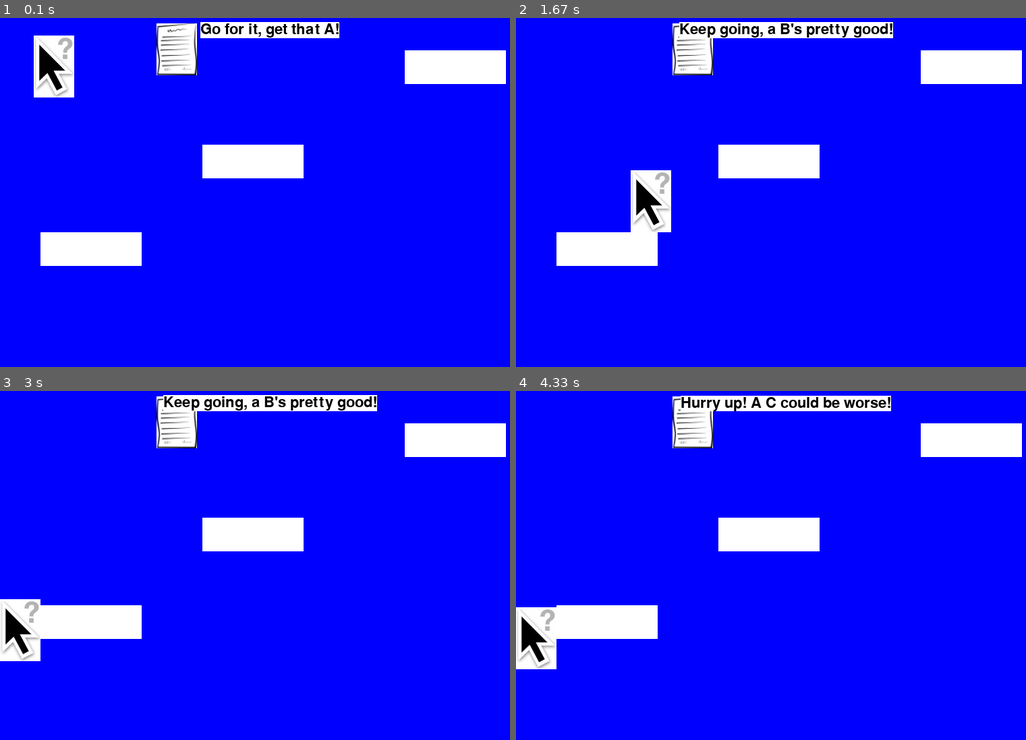
Above: before the commit, frames 1-4 (two rows, left to right).
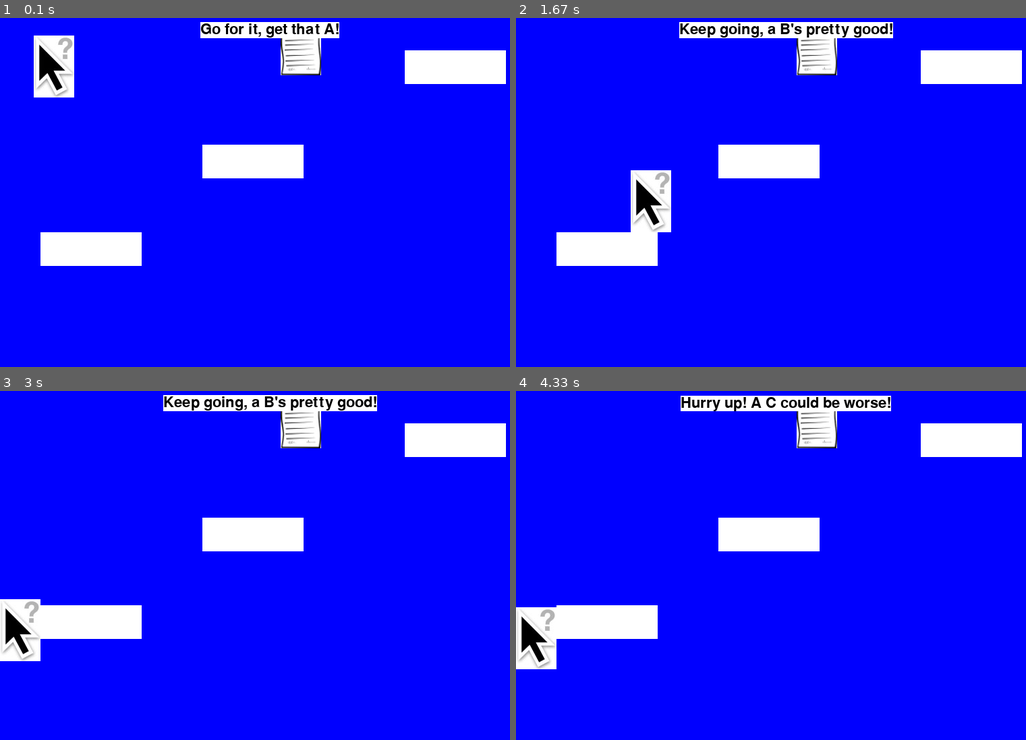
Above: after the commit, the same moments.

Repository: UCHMS19-20/final-project-print-a-thing
Game: pygame game, started from src/game.py
Two runs of this game, one before a commit and one after it. Both use one fixed random seed, a clock stepped at 60 frames per second and the inputs below.
Inputs:
- Up to frame 1 (0.1 s): no input
- Up to frame 2 (1.67 s): hold Right 0.33-0.8 s; hold Right 1.17-1.63 s
- Up to frame 3 (3 s): hold Left 1.67-2.2 s; hold Up from 2.67 s (still down)
- Up to frame 4 (4.33 s): release Up at 3.03 s; hold Right 3.07-3.7 s; hold Left 3.73-4.2 s; hold Right from 4.23 s (still down)

The runs differ from the first frame. In frame 1, 2.0% of the frame differs, in the area x 30-63%, y 1-17%; in frame 2, 1.7%; in frame 3, 1.7%; in frame 4, 1.8%.

Commit message:
Added documentation
Added documentationand proper comments

Diff:
--- a/src/game.py
+++ b/src/game.py
@@ -3,9 +3,9 @@
 import random
 pygame.init()
 pygame.font.init()
-# Global constants
-
-# Colors
+# Importing and initializing^
+
+# Colors, didn't end up needing red
 BLACK = (0, 0, 0)
 WHITE = (255, 255, 255)
 GREEN = (0, 255, 0)
@@ -16,6 +16,7 @@
 SCREEN_WIDTH = 800
 SCREEN_HEIGHT = 600
 
+#Some values and variables that are needed later in the code
 Grade = 5
 font = pygame.font.Font("freesansbold.ttf", 22)
 Win = False
@@ -32,26 +33,26 @@
         super().__init__()
 
         # Load image of the mouse
-        self.image = pygame.image.load("src/mouse.jpg")
-
-        # Set a referance to the image rect.
+        self.image = pygame.image.load("src/img/mouse.jpg")
+
+        # Create rect for the image
         self.rect = self.image.get_rect()
 
-        # Set speed vector of player
+        # Set speed vector of player to initial 0
         self.change_x = 0
         self.change_y = 0
 
-        # List of sprites we can bump against
+        # List of sprites we can bump against (currently none)
         self.level = None
 
     def update(self):
         """ Move the player. """
-        # Globls needed for this bit
+        # Globals needed for this bit
         global font
         global Grade
         global Text
         global Textrect
-        #need gravity for y movement
+        #need gravity for y movement(calc grav is defined after this function)
         self.calc_grav()
 
         # Move left/right
@@ -60,29 +61,31 @@
         # See if we hit any platforms
         block_hit_list = pygame.sprite.spritecollide(self, self.level.platform_list, False)
         for block in block_hit_list:
-            # If we are moving right,
-            # set our right side to the left side of the item we hit
+            # If moving right, set right side to left side of platform hit
             if self.change_x > 0:
                 self.rect.right = block.rect.left
             elif self.change_x < 0:
-                # Otherwise if we are moving left, do the opposite.
+                # Otherwise if we are moving left, do the opposite
                 self.rect.left = block.rect.right
 
-        # Move up/down
+        # Move up and down
         self.rect.y += self.change_y
 
-        # Check and see if we hit anything
+        # Check and see if player hit anything
         block_hit_list = pygame.sprite.spritecollide(self, self.level.platform_list, False)
         for block in block_hit_list:
 
-            # Reset our position based on the top/bottom of the object.
+            # If player hits the top of a platform, set position back to top of that platform, same for bottom
             if self.change_y > 0:
                 self.rect.bottom = block.rect.top
             elif self.change_y < 0:
                 self.rect.top = block.rect.bottom
 
-            # Stop our vertical movement
+            # Stop our vertical movement when hit a platform
             self.change_y = 0
+
+        #Create messages at the top of the screen to communicate what grade the player has(how many lives left)
+        #This is here because this is where the grade function gets its value changed
         if Grade == 5:
             Text = font.render("Go for it, get that A!", True, BLACK, WHITE)
             Textrect = Text.get_rect()
@@ -107,27 +110,26 @@
     def calc_grav(self):
         """ Calculate effect of gravity. """
         global Grade
+        #Acceleration of gravity within the game
         if self.change_y == 0:
             self.change_y = 1
         else:
             self.change_y += .35
 
-        # See if we are on the ground.
+        # See if we are on the ground, if so reduce grade and put the player back at start
         if self.rect.y >= SCREEN_HEIGHT - self.rect.height and self.change_y >= 0:
             self.change_y = 0
             self.rect.y = SCREEN_HEIGHT - self.rect.height
             Grade -= 1
-            print(Grade)
             self.rect.y = 300
             self.rect.x = 50
 
 
     def jump(self):
-        """ Called when user hits 'jump' button. """
+        """ Called when user hits 'jump' button, makes player jump up only if there is a platform """
 
         # move down a bit and see if there is a platform below us.
-        # Move down 2 pixels because it doesn't work well if we only move down
-        # 1 when working with a platform moving down.
+        # if there is then it's good to jump
         self.rect.y += 2
         platform_hit_list = pygame.sprite.spritecollide(self, self.level.platform_list, False)
         self.rect.y -= 2
@@ -136,17 +138,17 @@
         if len(platform_hit_list) > 0 or self.rect.bottom >= SCREEN_HEIGHT:
             self.change_y = -10
 
-    # Player-controlled movement:
+    # horizontal movement and stopping, less physics here
     def go_left(self):
-        """ Called when the user hits the left arrow. """
+        """ Change velocity leftward """
         self.change_x = -6
 
     def go_right(self):
-        """ Called when the user hits the right arrow. """
+        """ Change velocity rightward """
         self.change_x = 6
 
     def stop(self):
-        """ Called when the user lets off the keyboard. """
+        """ stops the player's x movement """
         self.change_x = 0
 
 
@@ -154,11 +156,9 @@
     """ Platform the user can jump on """
 
     def __init__(self, width, height):
-        """ Platform constructor. Assumes constructed with user passing in
-            an array of 5 numbers like what's defined at the top of this
-            code. """
+        """ Platform constructor. In order to construct thede there needs to be input of values """
         super().__init__()
-
+        #Platforms are surfaces with rectangles assigned for collision
         self.image = pygame.Surface([width, height])
         self.image.fill(WHITE)
 
@@ -170,8 +170,8 @@
     def __init__(self, x, y):
         """ Constructor. Needs location for different layouts """
         super().__init__()
-
-        self.image = pygame.image.load("src/paper.jpeg")
+        #Paper is an image with a rect assigned for location and collision
+        self.image = pygame.image.load("src/img/paper.jpeg")
 
         self.rect = self.image.get_rect()
         self.rect.x = x
@@ -179,16 +179,15 @@
 
 class Level(object):
     """ This is a generic super-class used to define a level.
-        Create a child class for each level with level-specific
-        info. """
+        Create a child class for each level """
 
     def __init__(self, player):
         """ Constructor. Pass in a handle to player. """
+        #platform list for platform sprites & player for interactions
         self.platform_list = pygame.sprite.Group()
-        self.enemy_list = pygame.sprite.Group()
         self.player = player
 
-        # Background image
+        # Background image, doesn't exist here
         self.background = None
 
     # Update everythign on this level
@@ -208,7 +207,7 @@
 
 # Create platforms for the level
 class Level_01(Level):
-    """ Definition for level 1. """
+    """ level 1. """
 
     def __init__(self, player):
         """ Create level 1. """
@@ -216,13 +215,13 @@
         # Call the parent constructor
         Level.__init__(self, player)
 
-        # Array with width, height, x, and y of platform
+        # Array with width, height, and location of platforms
         level = [[150, 50, 300, 270],
                  [150, 50, 60, 400],
                  [150, 50, 600, 130],
                  ]
 
-        # Go through the array above and add platforms
+        # Go through the array above and add platforms to platform list (draw later)
         for platform in level:
             block = Platform(platform[0], platform[1])
             block.rect.x = platform[2]
@@ -233,46 +232,49 @@
 
 def main():
     """ Main Program """
-    pygame.init()
+    #Wina and Lose variables for determining outcome
     global Win
     global Lose
-    # Set the height and width of the screen
+    # Set the screen and screen caption
     size = [SCREEN_WIDTH, SCREEN_HEIGHT]
     screen = pygame.display.set_mode(size)
 
-    pygame.display.set_caption("Platformer Jumper")
-
-    # Create the player
+    pygame.display.set_caption("Platform to print")
+
+    # Create the player and paper, paper location varies slightly
     player = Player()
-    papel = Paper(random.randint(200, 500), 90)
-
-    # Create all the levels
+    papel = Paper(random.randint(400, 550), 90)
+
+    # Create the level and add to the list
     level_list = []
     level_list.append( Level_01(player) )
 
-    # Set the current level
+    # Set the current level from list
     current_level_no = 0
     current_level = level_list[current_level_no]
 
     active_sprite_list = pygame.sprite.Group()
     player.level = current_level
 
+    #Place player and add to list for functions
     player.rect.x = 50
     player.rect.y = 100
     active_sprite_list.add(player)
 
-    # Loop until the user clicks the close button.
+    # Loop until the window is closed, the player wins, or the player loses
     done = False
 
     # Used to manage how fast the screen updates
     clock = pygame.time.Clock()
 
-    # -------- Main Program Loop -----------
+    # Main while loop
     while not done:
         for event in pygame.event.get():
+            #Exit
             if event.type == pygame.QUIT:
                 sys.exit
 
+            #Movement linked to keys
             if event.type == pygame.KEYDOWN:
                 if event.key == pygame.K_LEFT:
                     player.go_left()
@@ -286,11 +288,13 @@
                     player.stop()
                 if event.key == pygame.K_RIGHT and player.change_x > 0:
                     player.stop()
+
+            #If the player hits the paper, acheives win condition
             fin = pygame.sprite.collide_rect(papel, player)
             if fin > 0:
                 Win = True
-        # Update the player.
-        print(Grade)
+
+        # Update the player
         active_sprite_list.update()
 
         # Update platforms in the level
@@ -310,29 +314,34 @@
         screen.blit(papel.image, (papel.rect.x, papel.rect.y))
         screen.blit(Text, Textrect)
 
+        #If the player has fallen 5 times, fulfill lose condition
         if Grade == 0:
             Lose = True
 
 
-        # Limit to 60 frames per second
+        #set to 60 fps
         clock.tick(60)
 
         # update screen
         pygame.display.flip()
 
+        # Exit loop if the player has won or lost
         if Win == True:
             done = True
         if Lose == True:
             done = True
 
+    #Display the victory screen if player has won
     while Win == True:
         for event in pygame.event.get():
             if event.type == pygame.QUIT:
-                sys.exit
+                Win = False
+                sys.exit()
         screen.fill(WHITE)
-        pic = pygame.image.load("src/Success.jpg")
+        pic = pygame.image.load("src/img/Success.jpg")
         screen.blit(pic, (0, 50))
         pygame.display.flip()
 
+#Play the game
 if __name__ == "__main__":
     main()
Not shown, changed: README.md
Binary file removed: src/AAAH.jpg
Binary file removed: src/background.jpg
Renamed: src/Success.jpg -> src/img/Success.jpg
Renamed: src/mouse.jpg -> src/img/mouse.jpg
Renamed: src/paper.jpeg -> src/img/paper.jpeg
Binary file removed: src/keys.jpg
Not shown, changed: workscited.md
